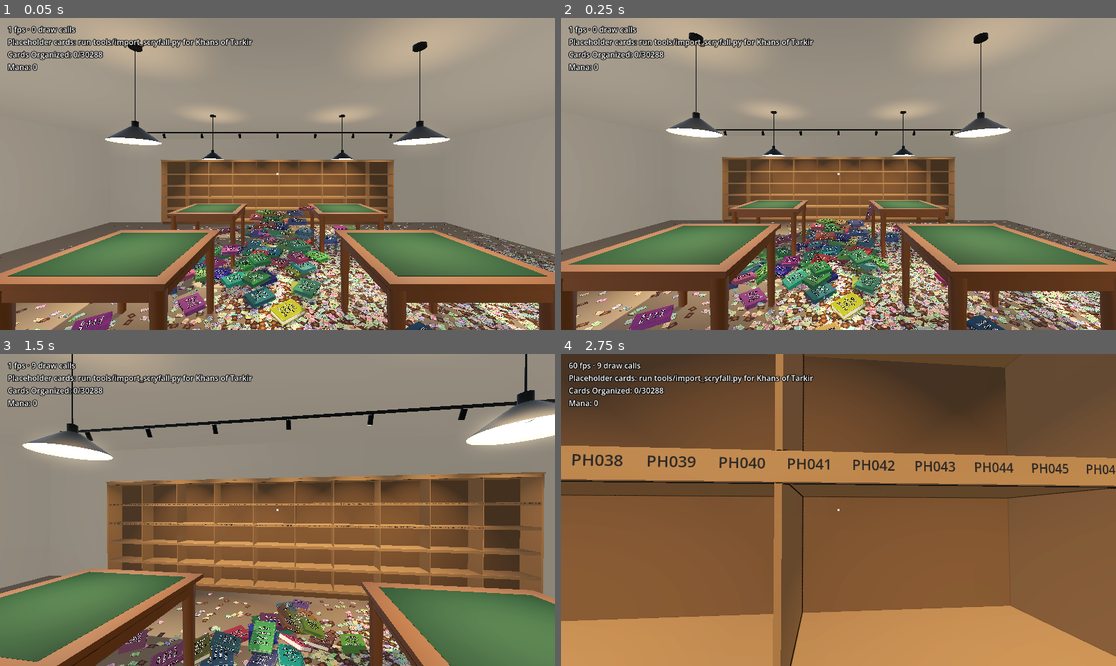
Above: before the commit, frames 1-4 (two rows, left to right).
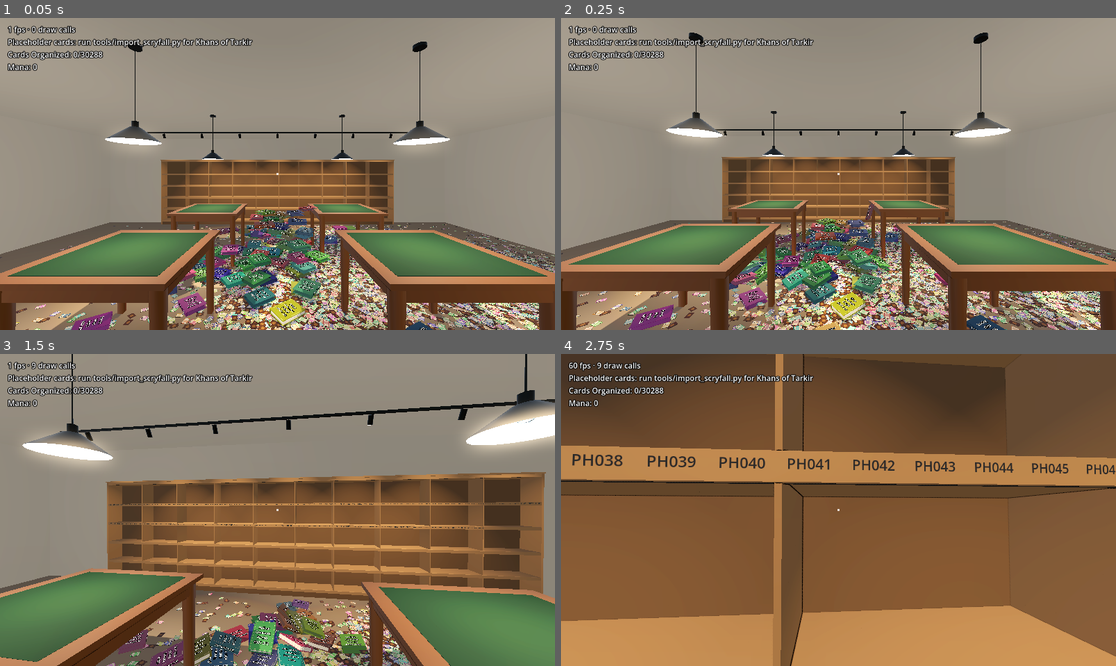
Above: after the commit, the same moments.

Repository: brian-kujawski/cracknstack
Game: Godot game, scene res://scenes/main.tscn
Two runs of this game, one before a commit and one after it. Both use one fixed random seed, a clock stepped at 60 frames per second and the inputs below.
Inputs (mouse positions are in pixels of both pictures, inside the frame that each line leads up to):
- Up to frame 1 (0.05 s): no input
- Up to frame 2 (0.25 s): no input
- Up to frame 3 (1.5 s): tap Enter at 0.5 s; move the mouse to (305, 510) at 0.52 s; hold W (move_forward) from 0.53 s (still down); tap Ctrl (crouch) at 0.6 s; click (305, 510) at 0.67 s; move the mouse to (249, 510) at 1.27 s; tap Mouse wheel down (flip_next) at 1.35 s
- Up to frame 4 (2.75 s): keep holding W (move_forward); move the mouse to (849, 503) at 2.02 s; tap Mouse wheel up (flip_previous) at 2.1 s

The runs differ from the first frame. In frame 1, 5.1% of the frame differs, in the area x 12-88%, y 0-40%; in frame 2, 4.5%; in frame 3, 1.2%; in frame 4, nothing differs.

Commit message:
Let the pendant shades block their fill light
The fill light now casts shadows and the shade casts from both faces,
so the bulb lights the inside of the shade without leaking onto the
ceiling. Its short range keeps the shadow map to the lamp itself.

Co-Authored-By: Claude Opus 5.5 (1M context) <noreply@anthropic.com>
Claude-Session: https://claude.ai/code/session_01VSWcKbtZt9F9DpbVEcjKxB

Diff:
--- a/scripts/store/store_builder.gd
+++ b/scripts/store/store_builder.gd
@@ -278,8 +278,10 @@
 		_add_cylinder(Vector3(at.x, (cord_top + shade_top) / 2, at.z), 0.004, 0.004, cord_top - shade_top, _fixture_material)
 		# The shade: a short neck flaring to a wide rim, painted inside.
 		_add_cylinder(Vector3(at.x, shade_top - 0.03, at.z), 0.03, 0.03, 0.06, _fixture_material)
-		_add_cylinder(Vector3(at.x, PENDANT_HEIGHT + 0.07, at.z), 0.05, 0.23, 0.14, _fixture_material, self, true)
+		var shade := _add_cylinder(Vector3(at.x, PENDANT_HEIGHT + 0.07, at.z), 0.05, 0.23, 0.14, _fixture_material, self, true)
 		_add_cylinder(Vector3(at.x, PENDANT_HEIGHT + 0.07, at.z), 0.048, 0.228, 0.14, inside_material, self, true)
+		# The bulb sits inside, so the shade's inner faces must block light too.
+		shade.cast_shadow = GeometryInstance3D.SHADOW_CASTING_SETTING_DOUBLE_SIDED
 		var bulb := MeshInstance3D.new()
 		var bulb_mesh := SphereMesh.new()
 		bulb_mesh.radius = 0.04
@@ -300,14 +302,17 @@
 		light.shadow_enabled = true
 		light.shadow_blur = 2.0
 		add_child(light)
-		# Lights the inside of the shade, and fades out on its way to the table
-		# and ceiling: a stand-in for the light that would bounce off them.
+		# Lights the inside of the shade and fades out on its way to the table:
+		# a stand-in for bounce light. It casts shadows so the shade blocks it
+		# from the ceiling; its short range means only the lamp is in its map.
 		var fill := OmniLight3D.new()
 		fill.position = Vector3(at.x, PENDANT_HEIGHT + 0.06, at.z)
 		fill.light_color = FIXTURE_LIGHT
 		fill.light_energy = 0.3
 		fill.omni_range = 1.3
 		fill.omni_attenuation = 2.0
+		fill.shadow_enabled = true
+		fill.shadow_normal_bias = 0.2
 		add_child(fill)
 
 
